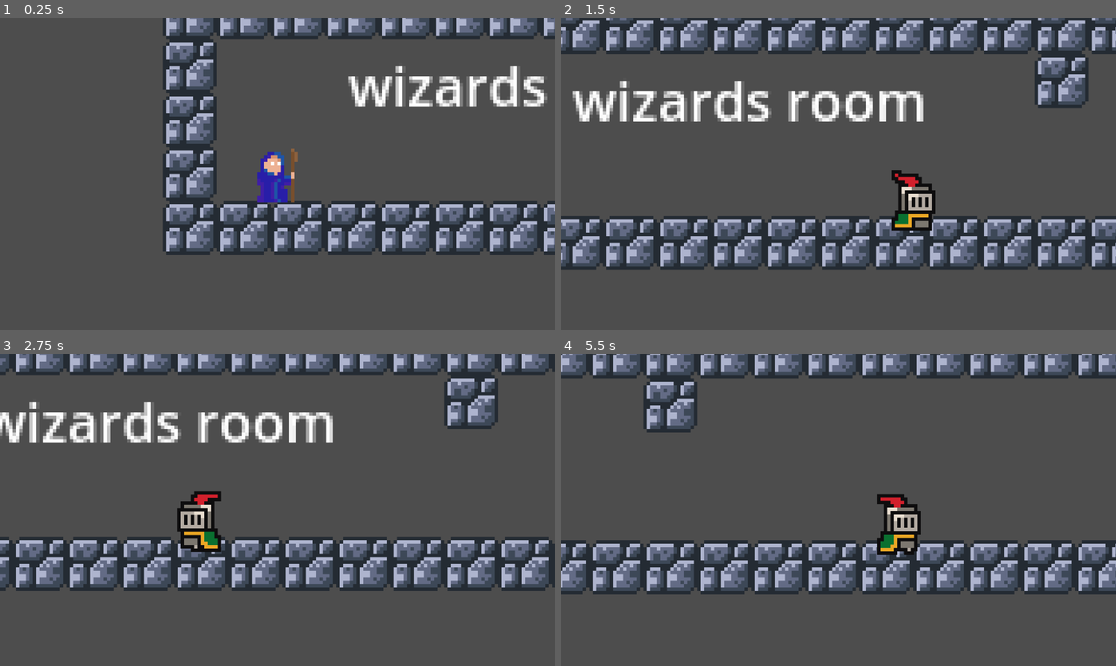
Above: before the commit, frames 1-4 (two rows, left to right).
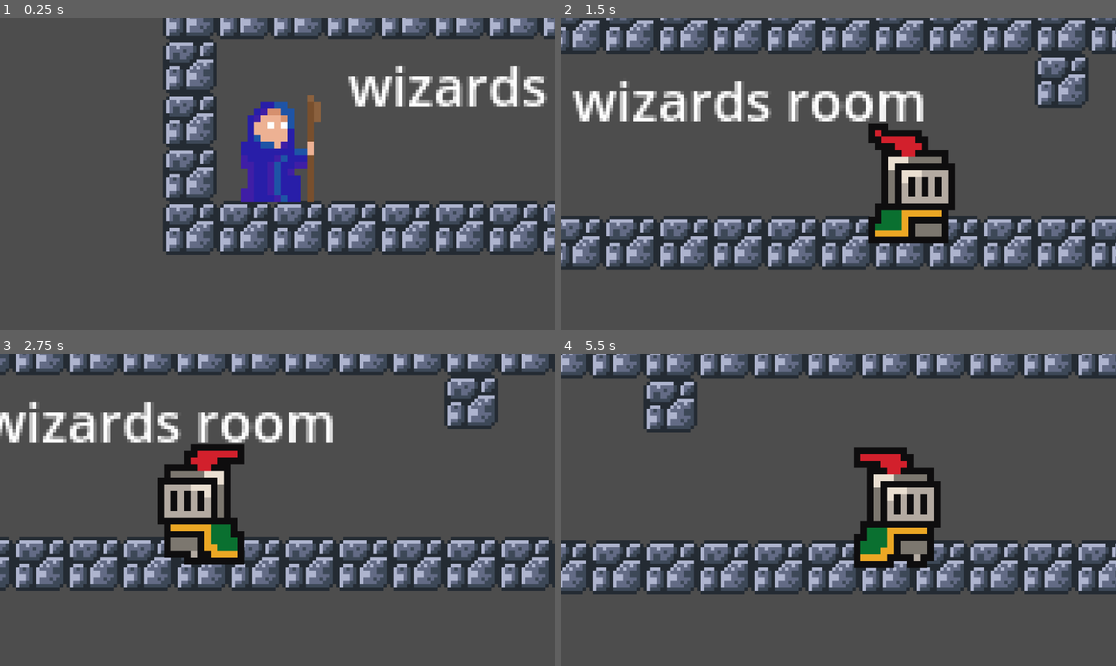
Above: after the commit, the same moments.

Repository: Hogzzz/PSGameJam
Game: Godot game, scene res://scenes/MainScene.tscn
Two runs of this game, one before a commit and one after it. Both use one fixed random seed, a clock stepped at 60 frames per second and the inputs below.
Inputs:
- Up to frame 1 (0.25 s): no input
- Up to frame 2 (1.5 s): hold D (move_right) from 0.53 s (still down); tap Space (jump) at 0.77 s
- Up to frame 3 (2.75 s): tap Space (jump) at 1.52 s; release D (move_right) at 2.03 s; hold A (move_left) from 2.03 s (still down)
- Up to frame 4 (5.5 s): release A (move_left) at 2.78 s; hold D (move_right) 2.78-4.28 s; tap Space (jump) at 3.02, 3.77, 4.52 s; hold A (move_left) 4.28-5.03 s; hold D (move_right) from 5.03 s (still down)

The runs differ from the first frame. In frame 1, 3.1% of the frame differs, in the area x 43-58%, y 24-60%; in frame 2, 4.4%; in frame 3, 4.5%; in frame 4, 4.6%, in the area x 52-69%, y 29-69%.

Commit message:
Added Tileset

Diff:
--- a/scenes/player.tscn
+++ b/scenes/player.tscn
@@ -179,7 +179,8 @@
 script = ExtResource("1_f5sxs")
 
 [node name="AnimatedSprite2D" type="AnimatedSprite2D" parent="."]
-position = Vector2(0, -8)
+position = Vector2(0, -16)
+scale = Vector2(1.98, 1.98)
 sprite_frames = SubResource("SpriteFrames_2kbmo")
 animation = &"Idle"
 autoplay = "Idle"
Binary file added: assets/sprites/FloorTiles.png
Not shown, added: assets/sprites/FloorTiles.png.import
